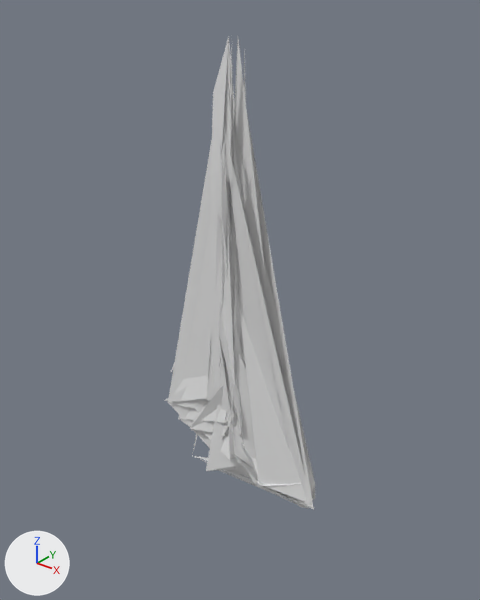
What one commit did to the OBJ model extracted_meshes/Ringo_4410EA56_v2.obj.
Both versions are drawn from a camera (50 mm lens) standing at (413.0, -512.0, 554.0) and looking at (11.0, -9.0, 242.0). Every picture has the same lights, and +X, +Y and +Z are marked at lower left. The picture after the commit comes second. Where no turn or scale is listed for an object, it has been applied to the vertices. Vertices at exactly the same position are counted once.

In view in the first picture: 'Ringo_4410EA56_v2'.
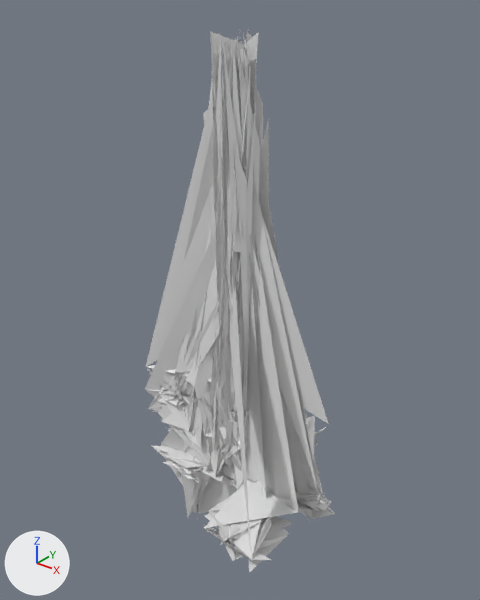
What differs and where, as boxes [x1, y1, x2, y2] in the pictures (480 x 600 px):
'Ringo_4410EA56_v2', reshaped (26% wider, 15% taller): before [164, 37, 315, 510]; after [145, 28, 335, 573]
part 1 of me_ringo_4410ea56_v2, added (mostly hidden): after [295, 483, 317, 517]
part 2 of me_ringo_4410ea56_v2, built on (mostly hidden before): before [179, 109, 304, 507]; after [145, 30, 335, 573]

The change, as a diff of the scene's bpy script:
```diff
--- a/extracted_meshes/Ringo_4410EA56_v2.obj.py
+++ b/extracted_meshes/Ringo_4410EA56_v2.obj.py
@@ me_ringo_4410ea56_v2 @@
 # used by ob_ringo_4410ea56_v2; location = (0.0, 0.0, 0.0)
-me_ringo_4410ea56_v2.from_pydata(...)  # 259 vertices, 274 faces; spans x -114.0..116.0, y -32.0..31.0, z -18.0..507.0
+me_ringo_4410ea56_v2.from_pydata(...)  # 3364 vertices, 4663 faces; spans x -128.0..127.0, y -123.0..32.0, z -119.0..512.0
+# me_ringo_4410ea56_v2 part 1: a new loose piece of 36 vertices spanning x 35.0..127.0, y -32.0..8.0, z 2.0..31.0
+# me_ringo_4410ea56_v2 part 2: 4 vertices removed from x -35.0..4.0, y -4.0..17.0, z -18.0..480.0; 3073 vertices added at x -128.0..127.0, y -123.0..32.0, z -119.0..512.0
```
